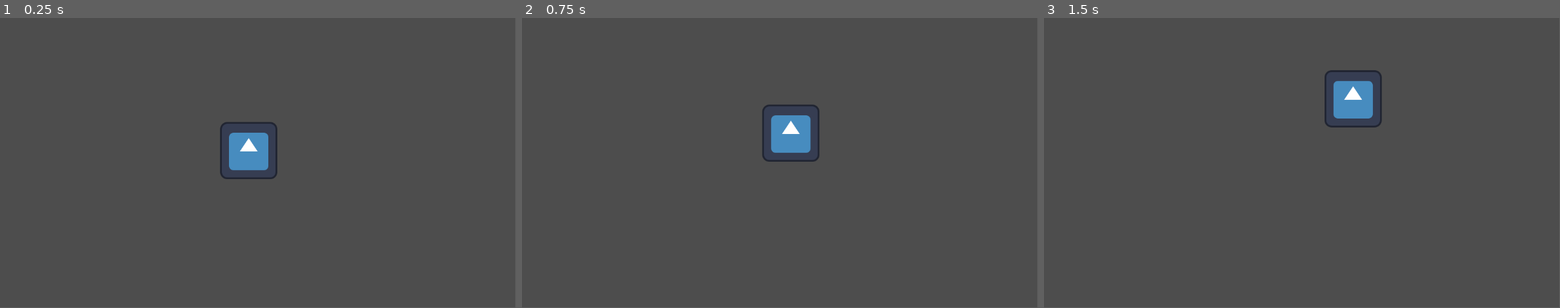
Above: before the commit, frames 1-3 (left to right).
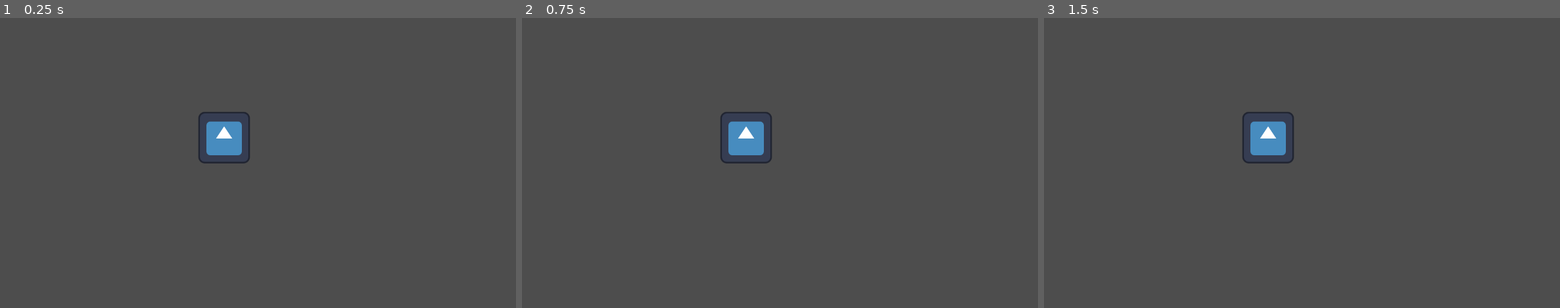
Above: after the commit, the same moments.

Repository: Demxz0/DimensionsJam
Game: Godot game, scene res://dema/draggable/scene/drag_test.tscn
Two runs of this game, one before a commit and one after it. Both use one fixed random seed, a clock stepped at 60 frames per second and the inputs below. Before the commit the project starts from res://draggable/scene/drag_test.tscn. The engine's default icon, where the game draws it, is replaced by a stand-in: a white triangle on a blue panel in a dark square.
Inputs (mouse positions are in pixels of both pictures, inside the frame that each line leads up to):
- Up to frame 1 (0.25 s): no input
- Up to frame 2 (0.75 s): tap Enter at 0.5 s; drag from (769, 151) to (831, 99) at 0.52 s
- Up to frame 3 (1.5 s): tap Space at 1.25 s; drag from (1198, 177) to (1276, 221) at 1.27 s
In our replay, the window is 799x449 before the commit and 800x450 after it. These sizes can differ from the game's own. Grey fills any space a smaller window leaves; there, only what the larger window draws over its background counts as a difference.

The runs differ from the first frame. In frame 1, 1.8% of the frame differs, in the area x 38-54%, y 32-56%; in frame 2, 2.2%; in frame 3, 2.3%, in the area x 38-66%, y 18-51%.

Commit message:
main scene made
drag logic made

Diff:
--- /dev/null
+++ b/diagamejam/dema/copy_for_reuse/dialog_box.gd
@@ -0,0 +1,17 @@
+extends RichTextLabel
+
+const char_speed : float = 0.035
+
+@onready var continue_button = $"../ContinueButton"
+
+func set_dialog(string : String):
+	continue_button.hide()
+
+	visible_characters = 0
+	text = string
+
+	for i in range(string.length()):
+		visible_characters += 1
+		await get_tree().create_timer(char_speed).timeout
+
+	continue_button.show()
--- /dev/null
+++ b/diagamejam/dema/copy_for_reuse/dialog_logic.gd
@@ -0,0 +1,101 @@
+extends Node2D
+
+signal dialogue_action_requested(action_key: String)
+
+@onready var dialogue_box_parent = $Dialog
+@onready var name_label = $Dialog/Name
+@onready var dialogue_text_node = $Dialog/Script
+@onready var continue_button = $Dialog/ContinueButton
+@onready var next_scene_button = $Nextscene
+
+@export var dialogue_json_path: String = "res://dema/copy_for_reuse/fragments_dialogue.json"
+@export var next_scene_path: String = ""
+
+var dialogue_data: Array = []
+var current_line_index: int = 0
+
+func get_dialogue_index():
+	return current_line_index
+
+func _ready():
+	_load_and_setup_dialogue()
+
+	continue_button.hide()
+	next_scene_button.hide()
+
+func load_dialogue_from_json(path: String) -> Array:
+	if not FileAccess.file_exists(path):
+		print_debug("Failed to load JSON: File not found at ", path)
+		return []
+
+	var file = FileAccess.open(path, FileAccess.READ)
+	var content = file.get_as_text()
+	file.close()
+
+	var json = JSON.new()
+	var error = json.parse(content)
+
+	if error != OK:
+		print_debug("Failed to parse JSON: ", json.get_error_message(), " at line ", json.get_error_line())
+		return []
+
+	if not json.data is Array:
+		print_debug("Failed to parse JSON: Root data is not an Array.")
+		return []
+
+	return json.data
+
+func _load_and_setup_dialogue():
+	dialogue_data = load_dialogue_from_json(dialogue_json_path)
+
+	if dialogue_data.is_empty():
+		print_debug("FAILED TO LOAD DIALOGUE. dialogue_data is empty.")
+		dialogue_box_parent.hide()
+		return
+
+	current_line_index = 0
+
+	name_label.horizontal_alignment = HORIZONTAL_ALIGNMENT_CENTER
+
+	dialogue_box_parent.show()
+	display_line()
+
+func advance_dialogue():
+	continue_button.hide()
+
+	if dialogue_text_node.visible_characters < dialogue_text_node.text.length():
+		dialogue_text_node.visible_characters = dialogue_text_node.text.length()
+		continue_button.show()
+		return
+
+	current_line_index += 1
+	display_line()
+
+func display_line():
+	while current_line_index < dialogue_data.size():
+		var line = dialogue_data[current_line_index]
+
+		if line.has("speaker") and line.has("text"):
+
+			if line.has("action"):
+				dialogue_action_requested.emit(line.action)
+
+			name_label.text = line.speaker
+
+			dialogue_text_node.text = line.text
+			dialogue_text_node.visible_characters = 0
+
+			dialogue_text_node.set_dialog(line.text)
+
+			continue_button.show()
+			return
+
+		else:
+			current_line_index += 1
+			continue
+
+	dialogue_box_parent.hide()
+	next_scene_button.show()
+
+func _on_nextscene_pressed() -> void:
+	get_tree().change_scene_to_file(next_scene_path)
--- /dev/null
+++ b/diagamejam/dema/copy_for_reuse/dialog_logic.tscn
@@ -0,0 +1,131 @@
+[gd_scene load_steps=14 format=3 uid="uid://clujobpgkrdjm"]
+
+[ext_resource type="Script" uid="uid://8l0r3t10lliw" path="res://scripts/dialog_logic.gd" id="1_ppbmj"]
+[ext_resource type="Texture2D" uid="uid://d2n5o16hsyoe0" path="res://assets/sprites/dialog_box.png" id="2_777q1"]
+[ext_resource type="FontFile" uid="uid://byhktyhr414ht" path="res://assets/fonts/kg_midnight_memories/KGMidnightMemories.ttf" id="3_777q1"]
+[ext_resource type="Script" uid="uid://cts5534yqv3d7" path="res://scripts/dialog_box.gd" id="3_yey3j"]
+
+[sub_resource type="StyleBoxEmpty" id="StyleBoxEmpty_777q1"]
+
+[sub_resource type="StyleBoxFlat" id="StyleBoxFlat_yey3j"]
+bg_color = Color(0.2857812, 0.30650586, 0.1836856, 1)
+corner_radius_top_left = 40
+corner_radius_top_right = 40
+corner_radius_bottom_right = 40
+corner_radius_bottom_left = 40
+shadow_size = 13
+
+[sub_resource type="StyleBoxFlat" id="StyleBoxFlat_777q1"]
+bg_color = Color(0.52408725, 0.5550142, 0.3684402, 1)
+corner_radius_top_left = 40
+corner_radius_top_right = 40
+corner_radius_bottom_right = 40
+corner_radius_bottom_left = 40
+shadow_size = 13
+
+[sub_resource type="StyleBoxFlat" id="StyleBoxFlat_dcqg1"]
+bg_color = Color(0.5254902, 0.5568628, 0.36862746, 1)
+corner_radius_top_left = 40
+corner_radius_top_right = 40
+corner_radius_bottom_right = 40
+corner_radius_bottom_left = 40
+shadow_size = 13
+
+[sub_resource type="StyleBoxEmpty" id="StyleBoxEmpty_yey3j"]
+
+[sub_resource type="StyleBoxFlat" id="StyleBoxFlat_tuboj"]
+bg_color = Color(0.95, 0.8569, 0.83599997, 0.3137255)
+corner_radius_top_left = 8
+corner_radius_top_right = 8
+corner_radius_bottom_right = 8
+corner_radius_bottom_left = 8
+
+[sub_resource type="StyleBoxFlat" id="StyleBoxFlat_hqtdb"]
+bg_color = Color(0.94509804, 0.85490197, 0.8352941, 1)
+corner_radius_top_left = 8
+corner_radius_top_right = 8
+corner_radius_bottom_right = 8
+corner_radius_bottom_left = 8
+
+[sub_resource type="StyleBoxFlat" id="StyleBoxFlat_psnit"]
+bg_color = Color(0.94509804, 0.85490197, 0.8352941, 1)
+corner_radius_top_left = 8
+corner_radius_top_right = 8
+corner_radius_bottom_right = 8
+corner_radius_bottom_left = 8
+
+[sub_resource type="StyleBoxFlat" id="StyleBoxFlat_t7wny"]
+bg_color = Color(0.95, 0.8569, 0.83599997, 0.3137255)
+corner_radius_top_left = 8
+corner_radius_top_right = 8
+corner_radius_bottom_right = 8
+corner_radius_bottom_left = 8
+
+[node name="Logic" type="Node2D"]
+script = ExtResource("1_ppbmj")
+
+[node name="Dialog" type="Sprite2D" parent="."]
+position = Vector2(646, 411)
+scale = Vector2(0.24, 0.24)
+texture = ExtResource("2_777q1")
+
+[node name="Name" type="Label" parent="Dialog"]
+offset_left = -1875.0
+offset_top = 304.16687
+offset_right = -1283.3333
+offset_bottom = 452.16687
+theme_override_colors/font_color = Color(1, 1, 1, 1)
+theme_override_colors/font_shadow_color = Color(0, 0, 0, 0)
+theme_override_constants/line_spacing = 1
+theme_override_fonts/font = ExtResource("3_777q1")
+theme_override_font_sizes/font_size = 130
+theme_override_styles/focus = SubResource("StyleBoxEmpty_777q1")
+text = "Wife"
+horizontal_alignment = 1
+
+[node name="Script" type="RichTextLabel" parent="Dialog"]
+offset_left = -1837.5
+offset_top = 604.1666
+offset_right = 1837.5
+offset_bottom = 1091.6666
+theme_override_colors/default_color = Color(1, 1, 1, 1)
+theme_override_fonts/normal_font = ExtResource("3_777q1")
+theme_override_font_sizes/normal_font_size = 130
+bbcode_enabled = true
+text = "we need to move forward "
+script = ExtResource("3_yey3j")
+
+[node name="ContinueButton" type="Button" parent="Dialog"]
+offset_left = 1458.3335
+offset_top = 962.5001
+offset_right = 1870.8335
+offset_bottom = 1104.1666
+theme_override_colors/font_color = Color(1, 1, 1, 1)
+theme_override_colors/font_pressed_color = Color(0, 0, 0, 1)
+theme_override_colors/font_hover_color = Color(0, 0, 0, 1)
+theme_override_colors/icon_focus_color = Color(1, 1, 1, 1)
+theme_override_fonts/font = ExtResource("3_777q1")
+theme_override_font_sizes/font_size = 100
+theme_override_styles/normal = SubResource("StyleBoxFlat_yey3j")
+theme_override_styles/pressed = SubResource("StyleBoxFlat_777q1")
+theme_override_styles/hover = SubResource("StyleBoxFlat_dcqg1")
+theme_override_styles/focus = SubResource("StyleBoxEmpty_yey3j")
+text = "Continue"
+
+[node name="Nextscene" type="Button" parent="."]
+offset_left = 38.0
+offset_top = 57.0
+offset_right = 251.0
+offset_bottom = 122.0
+theme_override_colors/font_pressed_color = Color(0, 0, 0, 1)
+theme_override_colors/font_hover_color = Color(0, 0, 0, 1)
+theme_override_fonts/font = ExtResource("3_777q1")
+theme_override_font_sizes/font_size = 25
+theme_override_styles/normal = SubResource("StyleBoxFlat_tuboj")
+theme_override_styles/pressed = SubResource("StyleBoxFlat_hqtdb")
+theme_override_styles/hover = SubResource("StyleBoxFlat_psnit")
+theme_override_styles/focus = SubResource("StyleBoxFlat_t7wny")
+text = "Move To Next Scene"
+
+[connection signal="pressed" from="Dialog/ContinueButton" to="." method="advance_dialogue"]
+[connection signal="pressed" from="Nextscene" to="." method="_on_nextscene_pressed"]
--- /dev/null
+++ b/diagamejam/dema/copy_for_reuse/fragments_dialogue.json
@@ -0,0 +1,62 @@
+[
+  {
+	"speaker": "Wife",
+	"text": "Look at this street... it's unrecognisable anymore. we lost everything.",
+	"action": "wife_sad"
+  },
+  {
+	"speaker": "Husband",
+	"text": "I know. Old man Ahmed's cart... our bakery... all gone.",
+	"action": "husband_sad"
+  },
+  {
+	"speaker": "Wife",
+	"text": "I found this in the rubble of what used to be our home. Our picture. A piece of what was ours.",
+	"action": "wife_sad"
+  },
+  {
+	"speaker": "Husband",
+	"text": "It's just fragments...",
+	"action": "husband_idle"
+  },
+  {
+	"speaker": "Wife",
+	"text": "But it's a piece we can rebuild from. A reminder. I won't let it go.",
+	"action": "wife_talking"
+  },
+  {
+	"speaker": "Husband",
+	"text": "You know what. Let me try.",
+	"action": "husband_talking"
+  },
+  {
+	"speaker": "Wife",
+	"text": "How can you fix what's shattered?",
+	"action": "wife_sad"
+  },
+  {
+	"speaker": "Husband",
+	"text": "We won't just fix it. We can reimagine it. Make it better.",
+	"action": "husband_talking"
+  },
+  {
+	"speaker": "Husband",
+	"text": "If we want to live, We start with what's left and build from it.",
+	"action": "husband_idle"
+  },
+  {
+	"speaker": "Wife",
+	"text": "The cracks will still be there... but the picture is will be whole again.",
+	"action": "wife_smiling"
+  },
+  {
+	"speaker": "Husband",
+	"text": "It's a start. Let this remind you that even after everything we lost, we are still here, that's all what we need to restart.",
+	"action": "husband_smiling"
+  },
+  {
+	"speaker": "Wife",
+	"text": "You're right. Tomorrow... we start building our new home.",
+	"action": "wife_smiling"
+  }
+]
--- /dev/null
+++ b/diagamejam/dema/draggable/scene/drag_test.tscn
@@ -0,0 +1,8 @@
+[gd_scene load_steps=2 format=3 uid="uid://evq4f2bunafb"]
+
+[ext_resource type="PackedScene" uid="uid://bn2j0j0yxor8o" path="res://dema/draggable/scene/draggable.tscn" id="1_akn7w"]
+
+[node name="dragTest" type="Node2D"]
+
+[node name="Draggable" parent="." instance=ExtResource("1_akn7w")]
+position = Vector2(556, 297)
--- /dev/null
+++ b/diagamejam/dema/draggable/scene/draggable.tscn
@@ -0,0 +1,28 @@
+[gd_scene load_steps=4 format=3 uid="uid://bn2j0j0yxor8o"]
+
+[ext_resource type="Texture2D" uid="uid://de1fxmvvxk681" path="res://icon.svg" id="1_w0u8v"]
+[ext_resource type="Script" uid="uid://borrymw54anl" path="res://dema/draggable/script/drag_and_drop.gd" id="1_xsfym"]
+
+[sub_resource type="CircleShape2D" id="CircleShape2D_xsfym"]
+radius = 68.5
+
+[node name="Draggable" type="CharacterBody2D"]
+input_pickable = true
+script = ExtResource("1_xsfym")
+
+[node name="Sprite2D" type="Sprite2D" parent="."]
+texture = ExtResource("1_w0u8v")
+
+[node name="CollisionShape2D" type="CollisionShape2D" parent="."]
+position = Vector2(-0.5, 0)
+shape = SubResource("CircleShape2D_xsfym")
+debug_color = Color(1, 0.4745098, 0.27450982, 0.41960785)
+
+[node name="ItemBounds" type="ColorRect" parent="."]
+visible = false
+offset_left = -63.0
+offset_top = -62.0
+offset_right = 63.0
+offset_bottom = 63.0
+
+[connection signal="input_event" from="." to="." method="_on_input_event"]
--- /dev/null
+++ b/diagamejam/dema/draggable/script/drag_and_drop.gd
@@ -0,0 +1,90 @@
+extends CharacterBody2D
+class_name DraggablePiece
+
+@export var texture: Texture
+@export var containment_zone: Control
+
+
+@onready var item_bounds = $ItemBounds
+
+#flags
+var dragging := false
+var draggable := true
+var is_packed := false
+var original_position := Vector2.ZERO
+
+func _ready():
+	original_position = global_position
+
+func get_zone_rect() -> Rect2:
+	if containment_zone:
+		return containment_zone.get_global_rect()
+
+	print_debug("ERROR: Containment Zone is not set for ", self.name)
+	return Rect2()
+
+func get_item_rect() -> Rect2:
+	if item_bounds:
+		return item_bounds.get_global_rect()
+
+	print_debug("ERROR: ItemBounds node not found for ", self.name)
+	return Rect2(global_position, Vector2(1, 1))
+
+func _process(delta):
+	if dragging and draggable:
+		var target_pos = get_global_mouse_position()
+
+		if is_packed:
+			# If it's "packed", clamp its movement inside the zone
+			var zone_rect = get_zone_rect()
+			var item_rect = get_item_rect()
+
+			var item_offset = item_rect.position - global_position
+
+			# === THE FIX: Use .end.x and .end.y instead of .get_end().x ===
+			target_pos.x = clampf(target_pos.x, zone_rect.position.x - item_offset.x, zone_rect.end.x - item_offset.x - item_rect.size.x)
+			target_pos.y = clampf(target_pos.y, zone_rect.position.y - item_offset.y, zone_rect.end.y - item_offset.y - item_rect.size.y)
+
+		global_position = target_pos
+
+func _input_event(viewport: Node, event: InputEvent, shape_idx: int) -> void:
+	if not draggable:
+		return
+
+	var is_press := false
+	var is_release := false
+
+	if event is InputEventMouseButton and event.button_index == MOUSE_BUTTON_LEFT:
+		is_press = event.pressed
+		is_release = not event.pressed
+
+	elif event is InputEventScreenTouch and event.index == 0:
+		is_press = event.pressed
+		is_release = not event.pressed
+
+	if is_press:
+		dragging = true
+		if not is_packed:
+			original_position = global_position
+
+
+		z_index = 10
+
+
+		get_viewport().set_input_as_handled()
+
+	elif is_release:
+		if dragging:
+			dragging = false
+
+			z_index = 0
+
+			if not is_packed:
+				var zone_rect = get_zone_rect()
+				var item_rect = get_item_rect()
+
+
+				if zone_rect.has_point(item_rect.get_center()):
+					is_packed = true
+				else:
+					global_position = original_position
--- /dev/null
+++ b/diagamejam/dema/scenes/bag.tscn
@@ -0,0 +1,21 @@
+[gd_scene load_steps=2 format=3 uid="uid://bnvpb7aj22yyf"]
+
+[ext_resource type="Texture2D" uid="uid://de1fxmvvxk681" path="res://icon.svg" id="1_nkjfy"]
+
+[node name="Node2D" type="Control"]
+layout_mode = 3
+anchors_preset = 0
+
+[node name="Sprite2D" type="Sprite2D" parent="."]
+position = Vector2(485, 324.5)
+scale = Vector2(3.8437498, 3.9453123)
+texture = ExtResource("1_nkjfy")
+
+[node name="ColorRect" type="ColorRect" parent="."]
+visible = false
+layout_mode = 0
+offset_left = 242.0
+offset_top = 73.0
+offset_right = 732.0
+offset_bottom = 575.0
+mouse_filter = 2
--- /dev/null
+++ b/diagamejam/dema/scenes/game_scene.tscn
@@ -0,0 +1,79 @@
+[gd_scene load_steps=5 format=3 uid="uid://dn60kup6mnc6n"]
+
+[ext_resource type="Texture2D" uid="uid://cos0rordupdua" path="res://dema/temp_assets/661d18262589732586d2b05f725f1e3b.jpg" id="1_mbt4i"]
+[ext_resource type="PackedScene" uid="uid://bnvpb7aj22yyf" path="res://dema/scenes/bag.tscn" id="2_150ti"]
+[ext_resource type="PackedScene" uid="uid://bn2j0j0yxor8o" path="res://dema/draggable/scene/draggable.tscn" id="3_lg531"]
+[ext_resource type="Texture2D" uid="uid://de1fxmvvxk681" path="res://icon.svg" id="4_nsg31"]
+
+[node name="Node2D" type="Node2D"]
+
+[node name="TextureRect" type="TextureRect" parent="."]
+offset_right = 1219.0477
+offset_bottom = 685.71436
+scale = Vector2(1.05, 1.05)
+texture = ExtResource("1_mbt4i")
+
+[node name="Node2D" parent="." instance=ExtResource("2_150ti")]
+offset_left = -75.0
+offset_top = 31.0
+offset_right = -75.0
+offset_bottom = 31.0
+
+[node name="Draggable" parent="." node_paths=PackedStringArray("containment_zone") instance=ExtResource("3_lg531")]
+position = Vector2(251, 456)
+containment_zone = NodePath("../Node2D/ColorRect")
+
+[node name="Draggable2" parent="." node_paths=PackedStringArray("containment_zone") instance=ExtResource("3_lg531")]
+position = Vector2(413, 461)
+containment_zone = NodePath("../Node2D/ColorRect")
+
+[node name="Draggable3" parent="." node_paths=PackedStringArray("containment_zone") instance=ExtResource("3_lg531")]
+position = Vector2(554, 446)
+containment_zone = NodePath("../Node2D/ColorRect")
+
+[node name="TextureButton" type="TextureButton" parent="."]
+offset_left = 1085.0
+offset_top = 91.0
+offset_right = 1221.0
+offset_bottom = 218.0
+texture_normal = ExtResource("4_nsg31")
+
+[node name="TextureButton2" type="TextureButton" parent="."]
+offset_left = 1091.0
+offset_top = 515.0
+offset_right = 1227.0
+offset_bottom = 643.0
+texture_normal = ExtResource("4_nsg31")
+
+[node name="TextureButton3" type="TextureButton" parent="."]
+offset_left = 1088.0
+offset_top = 305.0
+offset_right = 1224.0
+offset_bottom = 433.0
+texture_normal = ExtResource("4_nsg31")
+
+[node name="Label" type="Label" parent="."]
+offset_left = 1086.0
+offset_top = 38.0
+offset_right = 1213.0
+offset_bottom = 80.0
+theme_override_font_sizes/font_size = 30
+text = "passport"
+
+[node name="Label2" type="Label" parent="."]
+offset_left = 1128.0
+offset_top = 465.0
+offset_right = 1182.0
+offset_bottom = 507.0
+theme_override_font_sizes/font_size = 30
+text = "dog"
+
+[node name="Label3" type="Label" parent="."]
+offset_left = 1123.0
+offset_top = 250.0
+offset_right = 1178.0
+offset_bottom = 292.0
+theme_override_font_sizes/font_size = 30
+text = "talk"
+
+[editable path="Node2D"]
--- a/diagamejam/draggable/scene/drag_test.tscn
+++ /dev/null
@@ -1,8 +0,0 @@
-[gd_scene load_steps=2 format=3 uid="uid://evq4f2bunafb"]
-
-[ext_resource type="PackedScene" uid="uid://bn2j0j0yxor8o" path="res://draggable/scene/draggable.tscn" id="1_akn7w"]
-
-[node name="dragTest" type="Node2D"]
-
-[node name="Draggable" parent="." instance=ExtResource("1_akn7w")]
-position = Vector2(556, 297)
--- a/diagamejam/draggable/scene/draggable.tscn
+++ /dev/null
@@ -1,21 +0,0 @@
-[gd_scene load_steps=4 format=3 uid="uid://bn2j0j0yxor8o"]
-
-[ext_resource type="Texture2D" uid="uid://de1fxmvvxk681" path="res://icon.svg" id="1_w0u8v"]
-[ext_resource type="Script" uid="uid://borrymw54anl" path="res://draggable/script/drag_and_drop.gd" id="1_xsfym"]
-
-[sub_resource type="CircleShape2D" id="CircleShape2D_xsfym"]
-radius = 68.5
-
-[node name="Draggable" type="CharacterBody2D"]
-input_pickable = true
-script = ExtResource("1_xsfym")
-
-[node name="Sprite2D" type="Sprite2D" parent="."]
-texture = ExtResource("1_w0u8v")
-
-[node name="CollisionShape2D" type="CollisionShape2D" parent="."]
-position = Vector2(-0.5, 0)
-shape = SubResource("CircleShape2D_xsfym")
-debug_color = Color(1, 0.4745098, 0.27450982, 0.41960785)
-
-[connection signal="input_event" from="." to="." method="_on_input_event"]
--- a/diagamejam/draggable/script/drag_and_drop.gd
+++ /dev/null
@@ -1,24 +0,0 @@
-extends CharacterBody2D
-class_name DraggablePiece
-
-@export var texture: Texture
-
-#flags
-var dragging := false
-var draggable := true
-
-func _process(delta):
-	if dragging and draggable:
-		# Stick directly to mouse/touch position
-		global_position = get_viewport().get_mouse_position()
-
-func _input_event(viewport: Node, event: InputEvent, shape_idx: int) -> void:
-	if not draggable:
-		return
-
-	if event is InputEventMouseButton and event.button_index == MOUSE_BUTTON_LEFT:
-		dragging = event.pressed
-	elif event is InputEventScreenTouch and event.index == 0:
-		dragging = event.pressed
-		if dragging:
-			global_position = event.position
--- a/diagamejam/project.godot
+++ b/diagamejam/project.godot
@@ -14,3 +14,8 @@
 run/main_scene="uid://evq4f2bunafb"
 config/features=PackedStringArray("4.5", "Forward Plus")
 config/icon="res://icon.svg"
+
+[display]
+
+window/size/viewport_width=1280
+window/size/viewport_height=720
Not shown, added: diagamejam/dema/copy_for_reuse/assets/backgrounds/1.png.import
Not shown, added: diagamejam/dema/copy_for_reuse/assets/backgrounds/2.png.import
Not shown, added: diagamejam/dema/copy_for_reuse/assets/backgrounds/3.png.import
Binary file added: diagamejam/dema/copy_for_reuse/assets/backgrounds/a4401e4b1c9acd9b3d24d1499bd4fa25.jpg
Not shown, added: diagamejam/dema/copy_for_reuse/assets/backgrounds/a4401e4b1c9acd9b3d24d1499bd4fa25.jpg.import
Not shown, added: diagamejam/dema/copy_for_reuse/assets/backgrounds/cat background.png.import
Not shown, added: diagamejam/dema/copy_for_reuse/assets/backgrounds/cat curious.png.import
Not shown, added: diagamejam/dema/copy_for_reuse/assets/backgrounds/cat hiss.png.import
Not shown, added: diagamejam/dema/copy_for_reuse/assets/backgrounds/cat out.png.import
Binary file added: diagamejam/dema/copy_for_reuse/assets/backgrounds/family picture.png
Not shown, added: diagamejam/dema/copy_for_reuse/assets/backgrounds/family picture.png.import
Not shown, added: diagamejam/dema/copy_for_reuse/assets/backgrounds/fragments_background.png.import
(and 163 more such lines)
